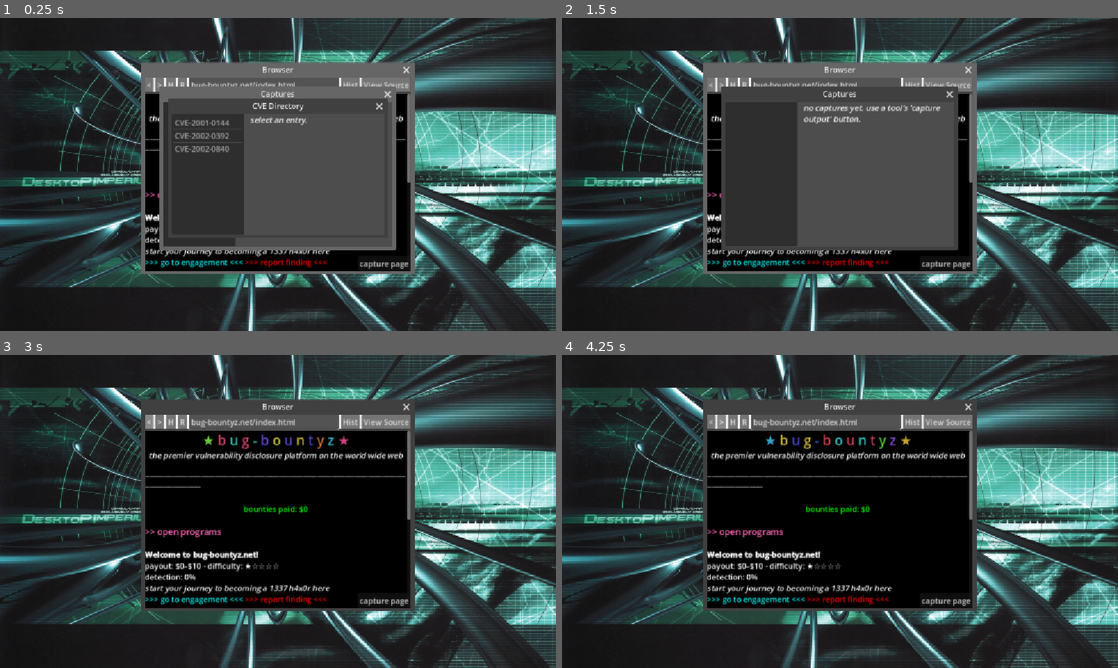
Above: before the commit, frames 1-4 (two rows, left to right).
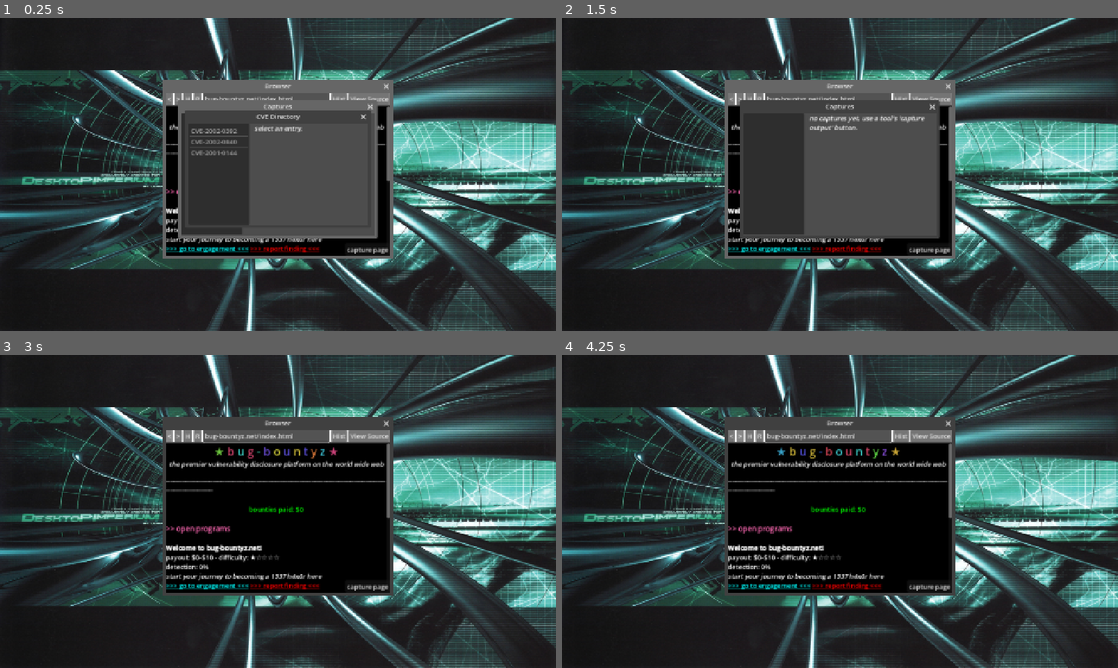
Above: after the commit, the same moments.

Repository: samiser/bug-bountyz
Game: Godot game, scene res://main.tscn
The game is run twice, just before and just after one commit, with the same random seed, the same clock (stepped at 60 frames per second) and the same inputs.
Inputs:
- Up to frame 1 (0.25 s): no input
- Up to frame 2 (1.5 s): click "R" at 0.5 s; click "bug-bountyz.net" at 1.25 s
- Up to frame 3 (3 s): click "scan" at 2 s; click "<" at 2.75 s
- Up to frame 4 (4.25 s): click ">" at 3.5 s

The runs differ from the first frame. In frame 1, 46% of the frame differs, in the area x 0-100%, y 0-100%; in frame 2, 45%; in frame 3, 45%; in frame 4, 45%.

Commit message:
fixed resource inclusion in export, made tools that enumerate sites more robust

Diff:
--- a/project.godot
+++ b/project.godot
@@ -23,9 +23,12 @@
 Cves="*res://scripts/cves.gd"
 Bounties="*res://scripts/bounties.gd"
 Vulns="*res://scripts/vulns.gd"
+Sites="*res://scripts/sites.gd"
 
 [display]
 
+window/size/viewport_width=1366
+window/size/viewport_height=768
 window/stretch/mode="canvas_items"
 
 [input]
--- /dev/null
+++ b/resources/sites/bug-bountyz.net/site.tres
@@ -0,0 +1,14 @@
+[gd_resource type="Resource" script_class="Site" format=3 uid="uid://brf4qc1isqwao"]
+
+[ext_resource type="Script" uid="uid://ckg4qnkq81pmh" path="res://scripts/page.gd" id="1_oicgi"]
+[ext_resource type="Script" uid="uid://cxbe6dwl3fs0w" path="res://scripts/site.gd" id="2_nxq2y"]
+[ext_resource type="Resource" uid="uid://ckfkf46o1mdke" path="res://resources/sites/bug-bountyz.net/index.tres" id="2_sdyr6"]
+[ext_resource type="Resource" uid="uid://d23q7drbir5fy" path="res://resources/sites/bug-bountyz.net/welcome.tres" id="3_ucmb3"]
+[ext_resource type="Resource" uid="uid://bxtnab2c7mh3c" path="res://resources/sites/bug-bountyz.net/backstage.tres" id="4_ucmb3"]
+
+[resource]
+script = ExtResource("2_nxq2y")
+domain = "bug-bountyz.net"
+fingerprints = Array[String](["80/tcp http Apache 2.0.55", "443/tcp http Apache 2.0.55"])
+pages = Array[ExtResource("1_oicgi")]([ExtResource("2_sdyr6"), ExtResource("3_ucmb3"), ExtResource("4_ucmb3")])
+metadata/_custom_type_script = "uid://cxbe6dwl3fs0w"
--- a/resources/sites/nansrecipes.com/chungus_page.tres
+++ /dev/null
@@ -1,11 +0,0 @@
-[gd_resource type="Resource" script_class="Page" format=3 uid="uid://bpp012ye8v6ur"]
-
-[ext_resource type="Script" uid="uid://ckg4qnkq81pmh" path="res://scripts/page.gd" id="1_esc85"]
-
-[resource]
-script = ExtResource("1_esc85")
-path = "chungus.html"
-content = "this is the chungus page
-
-go back to nans shit [url]nansrecipes.com[/url]"
-metadata/_custom_type_script = "uid://ckg4qnkq81pmh"
--- a/resources/sites/nansrecipes.com/site.tres
+++ b/resources/sites/nansrecipes.com/site.tres
@@ -1,9 +1,14 @@
 [gd_resource type="Resource" script_class="Site" format=3 uid="uid://bgepechl8qeq4"]
 
+[ext_resource type="Script" uid="uid://ckg4qnkq81pmh" path="res://scripts/page.gd" id="1_7w3tj"]
 [ext_resource type="Script" uid="uid://cxbe6dwl3fs0w" path="res://scripts/site.gd" id="1_t3uso"]
+[ext_resource type="Resource" uid="uid://babrl7eo7oadj" path="res://resources/sites/nansrecipes.com/index.tres" id="2_c75gj"]
+[ext_resource type="Resource" uid="uid://cgsecnjdonpk0" path="res://resources/sites/nansrecipes.com/about_nan.tres" id="3_3yr6h"]
+[ext_resource type="Resource" uid="uid://drs74f3jrdjs3" path="res://resources/sites/nansrecipes.com/secret_recipes.tres" id="4_8fj1m"]
 
 [resource]
 script = ExtResource("1_t3uso")
 domain = "nansrecipes.com"
-fingerprints = Array[String](["22/tcp ssh OpenSSH 7.4", "80/tcp http Apache 1.3.27", "443/tcp http Apache 1.3.27"])
+fingerprints = Array[String](["22/tcp ssh OpenSSH 3.6.1p2", "80/tcp http Apache 1.3.27", "443/tcp http Apache 1.3.27"])
+pages = Array[ExtResource("1_7w3tj")]([ExtResource("2_c75gj"), ExtResource("3_3yr6h"), ExtResource("4_8fj1m")])
 metadata/_custom_type_script = "uid://cxbe6dwl3fs0w"
--- a/resources/sites/y2k-crawler.com/site.tres
+++ b/resources/sites/y2k-crawler.com/site.tres
@@ -1,9 +1,13 @@
 [gd_resource type="Resource" script_class="Site" format=3 uid="uid://cy2ksite8nq3v"]
 
+[ext_resource type="Script" uid="uid://ckg4qnkq81pmh" path="res://scripts/page.gd" id="1_8adtf"]
 [ext_resource type="Script" uid="uid://cxbe6dwl3fs0w" path="res://scripts/site.gd" id="1_y2ks"]
+[ext_resource type="Resource" uid="uid://xlglopd7cc1h" path="res://resources/sites/y2k-crawler.com/index.tres" id="2_tsbw3"]
+[ext_resource type="Resource" uid="uid://by2klead4mqxn" path="res://resources/sites/y2k-crawler.com/leaderboard.tres" id="3_ungik"]
 
 [resource]
 script = ExtResource("1_y2ks")
 domain = "y2k-crawler.com"
 fingerprints = Array[String](["22/tcp ssh OpenSSH 3.5", "80/tcp http IIS 4.0", "27015/udp y2k-crawler-server qa-build-0.4"])
+pages = Array[ExtResource("1_8adtf")]([ExtResource("2_tsbw3"), ExtResource("3_ungik")])
 metadata/_custom_type_script = "uid://cxbe6dwl3fs0w"
--- a/scripts/bounties.gd
+++ b/scripts/bounties.gd
@@ -1,33 +1,25 @@
 extends Node
 
-const BOUNTIES_DIR := "res://resources/bounties/"
+const ALL : Array[Bounty] = [
+	preload("res://resources/bounties/bug_bountyz_onboarding.tres"),
+	preload("res://resources/bounties/nans_bounty.tres"),
+	preload("res://resources/bounties/y2k_bounty.tres"),
+]
 
-var _all : Array[Bounty] = []
 var _by_id : Dictionary = {}
 
 func _ready() -> void:
-	_load_all()
-
-func _load_all() -> void:
-	var dir := DirAccess.open(BOUNTIES_DIR)
-	if dir == null:
-		return
-	for file_name in dir.get_files():
-		if not file_name.ends_with(".tres"):
-			continue
-		var bounty = load(BOUNTIES_DIR + file_name)
-		if bounty is Bounty:
-			_all.append(bounty)
-			_by_id[bounty.id] = bounty
+	for b in ALL:
+		_by_id[b.id] = b
 
 func get_all() -> Array[Bounty]:
-	return _all
+	return ALL
 
 func get_by_id(id: String) -> Bounty:
 	return _by_id.get(id)
 
 func find_by_site(domain: String) -> Bounty:
-	for b in _all:
+	for b in ALL:
 		if b.target_page == null:
 			continue
 		if Url.site_of(Url.to_url(b.target_page)) == domain:
--- a/scripts/cves.gd
+++ b/scripts/cves.gd
@@ -1,28 +1,19 @@
 extends Node
 
-const CVES_DIR := "res://resources/cves/"
+const ALL : Array[CVE] = [
+	preload("res://resources/cves/apache-1.3.27.tres"),
+	preload("res://resources/cves/apache-2.0.40.tres"),
+	preload("res://resources/cves/openssh-1.2.x.tres"),
+]
 
-var _all : Array[CVE] = []
 var _by_id : Dictionary = {}
 
 func _ready() -> void:
-	_load_all()
-
-func _load_all() -> void:
-	var dir := DirAccess.open(CVES_DIR)
-	if dir == null:
-		return
-	for file_name in dir.get_files():
-		if not file_name.ends_with(".tres"):
-			continue
-		var cve = load(CVES_DIR + file_name)
-		if cve is CVE:
-			_all.append(cve)
-			_by_id[cve.id] = cve
-	_all.sort_custom(func(a, b): return a.id < b.id)
+	for cve in ALL:
+		_by_id[cve.id] = cve
 
 func get_all() -> Array[CVE]:
-	return _all
+	return ALL
 
 func get_by_id(id: String) -> CVE:
 	return _by_id.get(id)
--- a/scripts/directory_fuzzer.gd
+++ b/scripts/directory_fuzzer.gd
@@ -4,8 +4,6 @@
 @export var fuzz_button : Button
 @export var output_label : RichTextLabel
 @export var capture_button : Button
-
-const SITES_ROOT := "res://resources/sites/"
 
 var _last_output : String = ""
 var _last_output_tags : Array[String] = []
@@ -35,8 +33,12 @@
 		return
 
 	var domain := target_dropdown.get_item_text(idx)
+	var site : Site = Sites.get_by_domain(domain)
 	var found : Array[String] = []
-	_scan_dir(SITES_ROOT + domain + "/", found)
+	if site != null:
+		for page in site.pages:
+			if page != null:
+				found.append(Url.to_url(page))
 
 	if found.is_empty():
 		output_label.text = "[i]no paths found.[/i]"
@@ -56,19 +58,6 @@
 		Engagement.add_detection(bounty.id, 10)
 	_update_capture_button()
 	Sound.play_click()
-
-func _scan_dir(dir_path: String, found: Array[String]) -> void:
-	var dir := DirAccess.open(dir_path)
-	if dir == null:
-		return
-	for file_name in dir.get_files():
-		if not file_name.ends_with(".tres"):
-			continue
-		var resource = load(dir_path + file_name)
-		if resource is Page:
-			found.append(Url.to_url(resource))
-	for sub in dir.get_directories():
-		_scan_dir(dir_path + sub + "/", found)
 
 func _format_output(target: String, paths: Array[String]) -> String:
 	var lines := ["[code]> fuzzing " + target + "...", ""]
--- a/scripts/port_scanner.gd
+++ b/scripts/port_scanner.gd
@@ -34,8 +34,7 @@
 		return
 
 	var domain := target_dropdown.get_item_text(idx)
-	var site_path := Url.site_resource_path(domain)
-	var site : Site = load(site_path) if ResourceLoader.exists(site_path) else null
+	var site : Site = Sites.get_by_domain(domain)
 	print("scanning %s" % domain)
 
 	if site == null or site.fingerprints.is_empty():
--- a/scripts/site.gd
+++ b/scripts/site.gd
@@ -3,3 +3,4 @@
 
 @export var domain : String
 @export var fingerprints : Array[String]
+@export var pages : Array[Page]
--- /dev/null
+++ b/scripts/sites.gd
@@ -0,0 +1,15 @@
+extends Node
+
+const ALL : Array[Site] = [
+	preload("res://resources/sites/nansrecipes.com/site.tres"),
+	preload("res://resources/sites/y2k-crawler.com/site.tres"),
+]
+
+var _by_domain : Dictionary = {}
+
+func _ready() -> void:
+	for s in ALL:
+		_by_domain[s.domain] = s
+
+func get_by_domain(domain: String) -> Site:
+	return _by_domain.get(domain)
Not shown, added: export_presets.cfg
Not shown, added: scripts/sites.gd.uid
